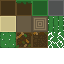
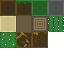
The second 64 x 64 image is a revision of the first. Changes to its layers:
painted on "Layer 2" over left=48, top=32, right=64, bottom=48
